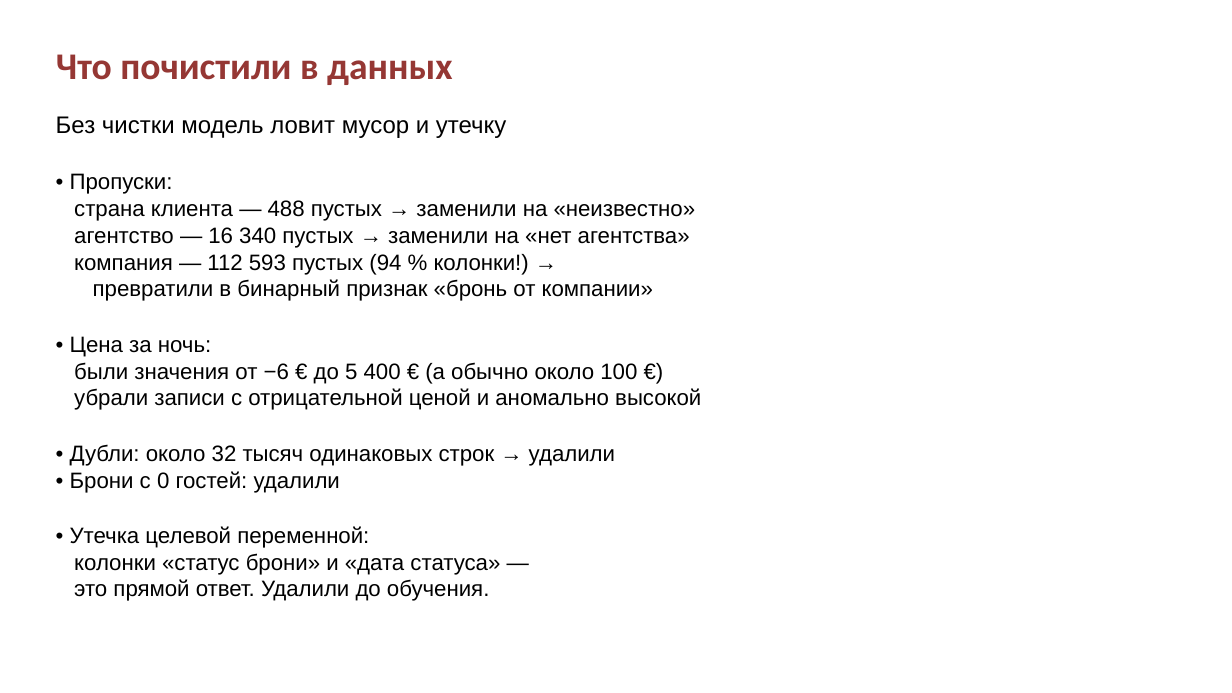
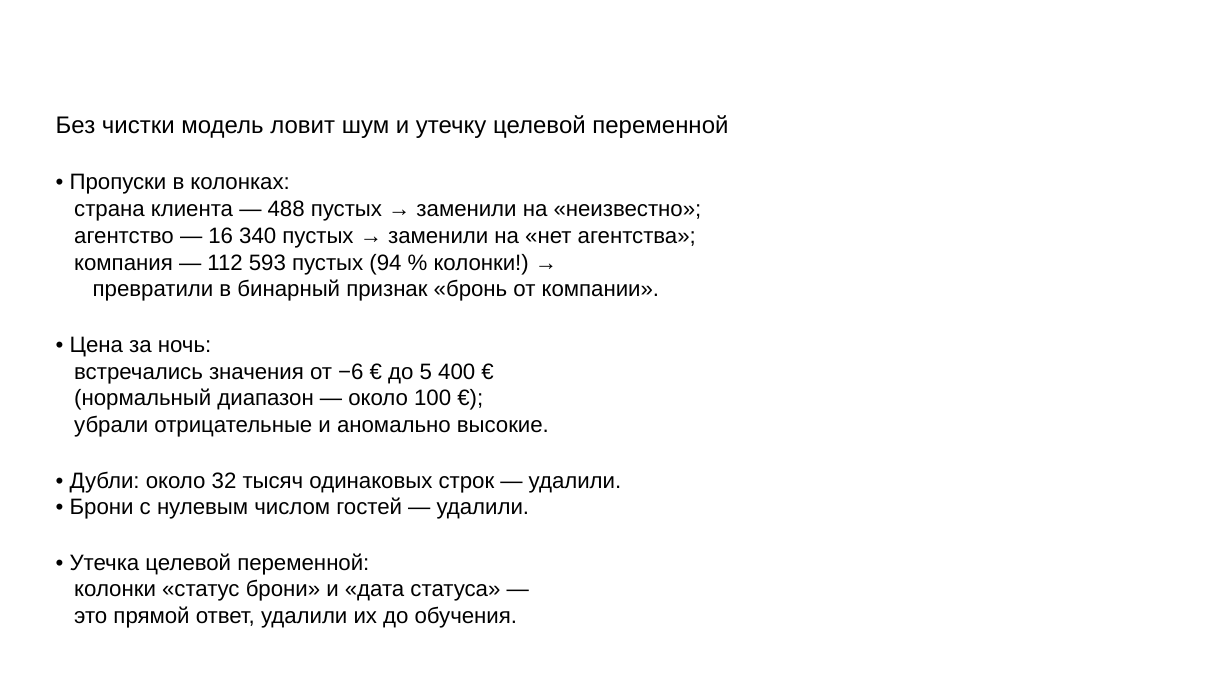
Before and after one commit to vitasha10/spbu2-project-sem2-ai, a slide deck: slide 4 of docs/presentation.pptx. Drawn at 1232x693 pixels with LibreOffice and Linux fonts; fonts in the diff are those of the drawing; background and template pictures are left out. Boxes give left, top, right and bottom in pixels: in the first picture for what was removed or moved away, otherwise in the second. Text is boxed around its words. In the diff, an @@ line names an element or a change of style, - is before the commit and + after.

Commit message:
tune presentation: charts, titles, text

```diff
--- a/docs/presentation.pptx
+++ b/docs/presentation.pptx
@@ title removed at bbox=[56, 54, 452, 85] @@
-Что почистили в данных
@@ text at bbox=[56, 115, 728, 138]: text changed @@
-Без чистки модель ловит мусор и утечку
+Без чистки модель ловит шум и утечку целевой переменной
@@ text at bbox=[70, 173, 702, 248]: text changed @@
-• Пропуски:
-страна клиента — 488 пустых → заменили на «неизвестно»
-агентство — 16 340 пустых → заменили на «нет агентства»
+• Пропуски в колонках:
+страна клиента — 488 пустых → заменили на «неизвестно»;
+агентство — 16 340 пустых → заменили на «нет агентства»;
@@ text at bbox=[93, 279, 659, 301]: text changed @@
-превратили в бинарный признак «бронь от компании»
+превратили в бинарный признак «бронь от компании».
@@ text at bbox=[70, 363, 622, 519]: text changed @@
-были значения от −6 € до 5 400 € (а обычно около 100 €)
-убрали записи с отрицательной ценой и аномально высокой
-• Дубли: около 32 тысяч одинаковых строк → удалили
-• Брони с 0 гостей: удалили
+встречались значения от −6 € до 5 400 €
+(нормальный диапазон — около 100 €);
+убрали отрицательные и аномально высокие.
+• Дубли: около 32 тысяч одинаковых строк — удалили.
+• Брони с нулевым числом гостей — удалили.
@@ text at bbox=[74, 606, 517, 628]: text changed @@
-это прямой ответ. Удалили до обучения.
+это прямой ответ, удалили их до обучения.
```
Also in this commit, not shown: 13 other slides changed, 6 other files.
